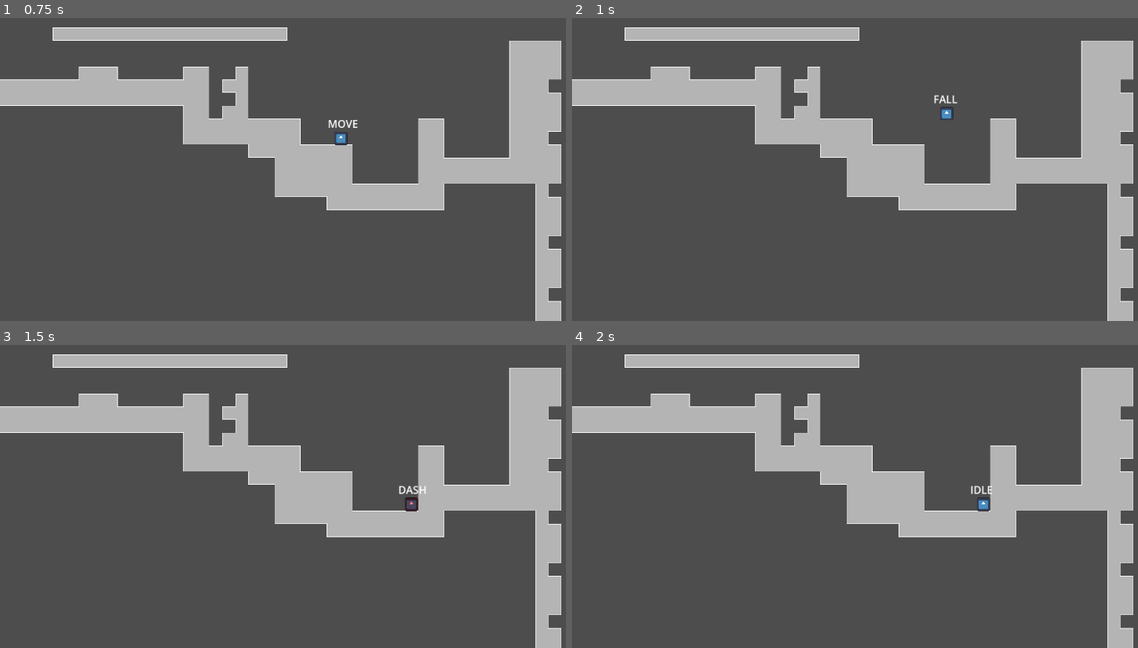
Above: before the commit, frames 1-4 (two rows, left to right).
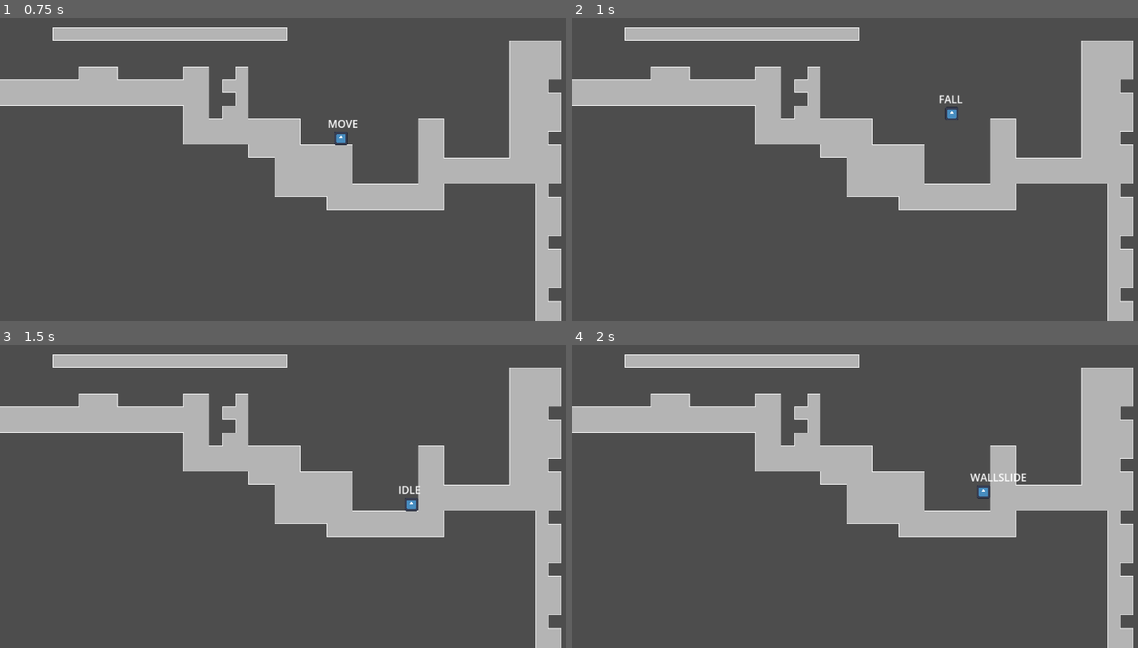
Above: after the commit, the same moments.

Repository: ski-freak/AtniaMania
Game: Godot game, scene res://scenes/environment/TestLevel1.tscn
The game is run twice, just before and just after one commit, with the same random seed, the same clock (stepped at 60 frames per second) and the same inputs. The engine's default icon, where the game draws it, is replaced by a stand-in: a white triangle on a blue panel in a dark square.
Inputs:
- Up to frame 1 (0.75 s): tap Enter at 0.5 s; hold Right (MoveRight) from 0.53 s (still down); hold Z (Climb) from 0.53 s (still down)
- Up to frame 2 (1 s): keep holding Right (MoveRight); keep holding Z (Climb); tap Space (Jump) at 0.77 s
- Up to frame 3 (1.5 s): release Right (MoveRight) at 1.28 s; release Z (Climb) at 1.28 s; hold Down (MoveDown) from 1.28 s (still down); tap F (Dash) at 1.35 s
- Up to frame 4 (2 s): keep holding Down (MoveDown); tap Space (Jump) at 1.52 s

Frame 1 is identical in both runs. In frame 2, 0.1% of the frame differs, in the area x 63-69%, y 25-34%; in frame 3, 0.2%; in frame 4, 0.3%, in the area x 70-81%, y 42-55%.

Commit message:
refined air control, fixed jump state to use air movement

Diff:
--- a/scenes/entities/player/JUMP.gd
+++ b/scenes/entities/player/JUMP.gd
@@ -6,7 +6,7 @@
 func update(delta):
 	jump_frame_countdown -= 1
 	jump_gravity(delta)
-	player_movement()
+	player_air_movement()
 	if Player.velocity.y >0:
 		return STATES.FALL
 	if Player.dash_input and Player.can_dash:
--- a/scenes/entities/player/Player.gd
+++ b/scenes/entities/player/Player.gd
@@ -25,9 +25,9 @@
 @export var Max_Fall_Speed: float = 520.0
 @export var Ground_Accel: float = 34.0
 @export var Ground_Friction: float = 67.0
-@export var Air_Accel: float = 17.0
-@export var Air_Friction: float = 34.0
-@export var Air_Lowered_Friction: float = 17.0
+@export var Air_Accel: float = 16.0
+@export var Air_Friction: float = 28.0
+@export var Air_Lowered_Friction: float = 6.0
 #@export var Jump_Distance: float = 120.0
 #var Speed: float = 5.0
 var Jump_Velocity: float = 5.0
--- a/scenes/entities/player/state.gd
+++ b/scenes/entities/player/state.gd
@@ -40,15 +40,12 @@
 			Player.velocity.x = min(Player.velocity.x + Player.Ground_Friction, 0)
 	Player.upward_corner_correction(7)
 
-# Air_Accel
-# Air_Friction
-# Air_Lowered_Friction
 
 func player_air_movement():
 	if Player.movement_input.x > 0:
 		# Input right, moving left - Apply both movement and friction to slow down.
 		if Player.velocity.x < 0:
-			Player.velocity.x = min(Player.velocity.x + Player.Air_Friction + Player.Air_Accel, 0)
+			Player.velocity.x = min(Player.velocity.x + Player.Air_Friction, 0)# + Player.Air_Accel
 		# Input right, moving right above max speed - Apply friction
 		elif Player.velocity.x > Player.Speed:
 			Player.velocity.x = max(Player.velocity.x - Player.Air_Lowered_Friction, Player.Speed)
@@ -59,7 +56,7 @@
 	elif Player.movement_input.x < 0:
 		# Input left, moving right - Apply both movement and friction to slow down.n.
 		if Player.velocity.x > 0:
-			Player.velocity.x = max(Player.velocity.x - Player.Air_Friction - Player.Air_Accel, 0)
+			Player.velocity.x = max(Player.velocity.x - Player.Air_Friction, 0)# - Player.Air_Accel
 		# Input left, moving left above max speed - Apply friction
 		elif Player.velocity.x < -Player.Speed:
 			Player.velocity.x = min(Player.velocity.x + Player.Air_Lowered_Friction, -Player.Speed)
